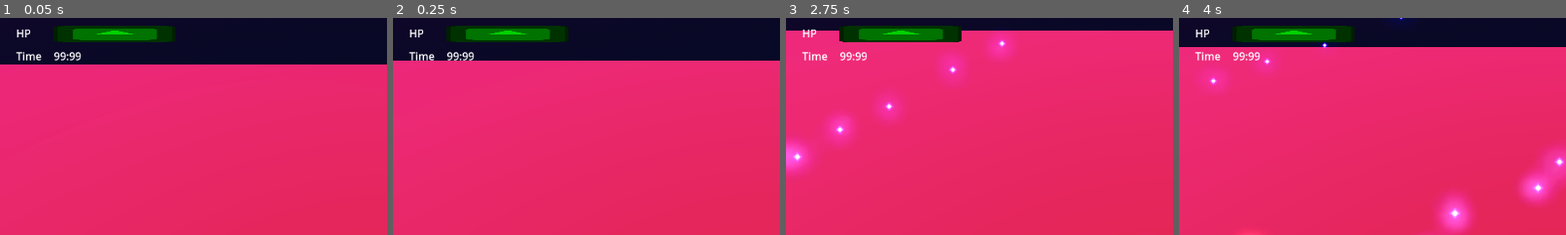
Above: before the commit, frames 1-4 (left to right).
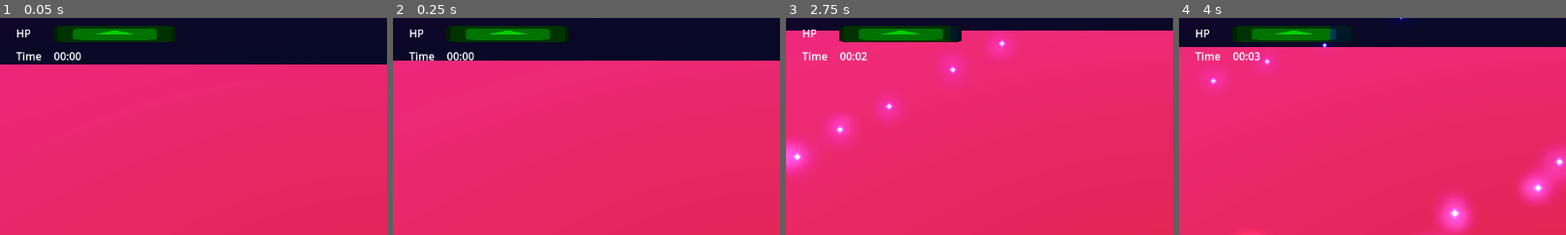
Above: after the commit, the same moments.

Repository: AndreRufo/ophi13
Game: Godot game, scene res://world.tscn
Two runs of this game, one before a commit and one after it. Both use one fixed random seed, a clock stepped at 60 frames per second and the inputs below. The engine's default icon, where the game draws it, is replaced by a stand-in: a white triangle on a blue panel in a dark square.
Inputs:
- Up to frame 1 (0.05 s): no input
- Up to frame 2 (0.25 s): no input
- Up to frame 3 (2.75 s): tap Enter (ui_accept) at 0.5, 0.77, 1.52 s; hold Right (ui_right) 0.53-1.28 s; hold Down (ui_down) 1.28-2.03 s; hold Right (ui_right) from 2.03 s (still down)
- Up to frame 4 (4 s): release Right (ui_right) at 2.78 s; hold Up (ui_up) 2.78-3.53 s; tap Enter (ui_accept) at 3.02, 3.77 s; hold Left (ui_left) from 3.53 s (still down)
The pictures show only the part of the screen within x 0-50%, y 2-52%; the shares and areas given below are measured in that part.

The runs differ from the first frame. In frame 1, 0.1% of the frame differs, in the area x 13-21%, y 15-20%; in frame 2, 0.1%; in frame 3, 0.3%; in frame 4, 0.5%, in the area x 13-45%, y 3-20%.

Commit message:
fix renaming script components

Diff:
--- a/Prefabs/HUD.tscn
+++ b/Prefabs/UI/HUD.tscn
@@ -1,8 +1,8 @@
 [gd_scene load_steps=4 format=3 uid="uid://4j1jhl2ib1ff"]
 
 [ext_resource type="Texture2D" uid="uid://cnc6h7bwucv36" path="res://icon.svg" id="1_472ud"]
-[ext_resource type="Script" path="res://ScriptsNew/UI/health_bar.gd" id="2_bk4sp"]
-[ext_resource type="Script" path="res://ScriptsNew/UI/timer_display.gd" id="2_l2j0v"]
+[ext_resource type="Script" path="res://ScriptsNew/UI/HealthBar.gd" id="2_bk4sp"]
+[ext_resource type="Script" path="res://ScriptsNew/UI/TimerDisplay.gd" id="2_l2j0v"]
 
 [node name="HUD" type="CanvasLayer"]
 
--- a/world.tscn
+++ b/world.tscn
@@ -2,7 +2,7 @@
 
 [ext_resource type="PackedScene" uid="uid://d4lp0doik3rtc" path="res://Prefabs/Character.tscn" id="1_tr0ag"]
 [ext_resource type="PackedScene" uid="uid://daa4scifdiejw" path="res://Prefabs/Bullet.tscn" id="3_n2sfi"]
-[ext_resource type="PackedScene" uid="uid://4j1jhl2ib1ff" path="res://Prefabs/HUD.tscn" id="4_3n2ta"]
+[ext_resource type="PackedScene" uid="uid://4j1jhl2ib1ff" path="res://Prefabs/UI/HUD.tscn" id="4_3n2ta"]
 [ext_resource type="PackedScene" uid="uid://hc6iqxwfym4h" path="res://Prefabs/Aries.tscn" id="4_jmyty"]
 
 [sub_resource type="ProceduralSkyMaterial" id="ProceduralSkyMaterial_ljksk"]
